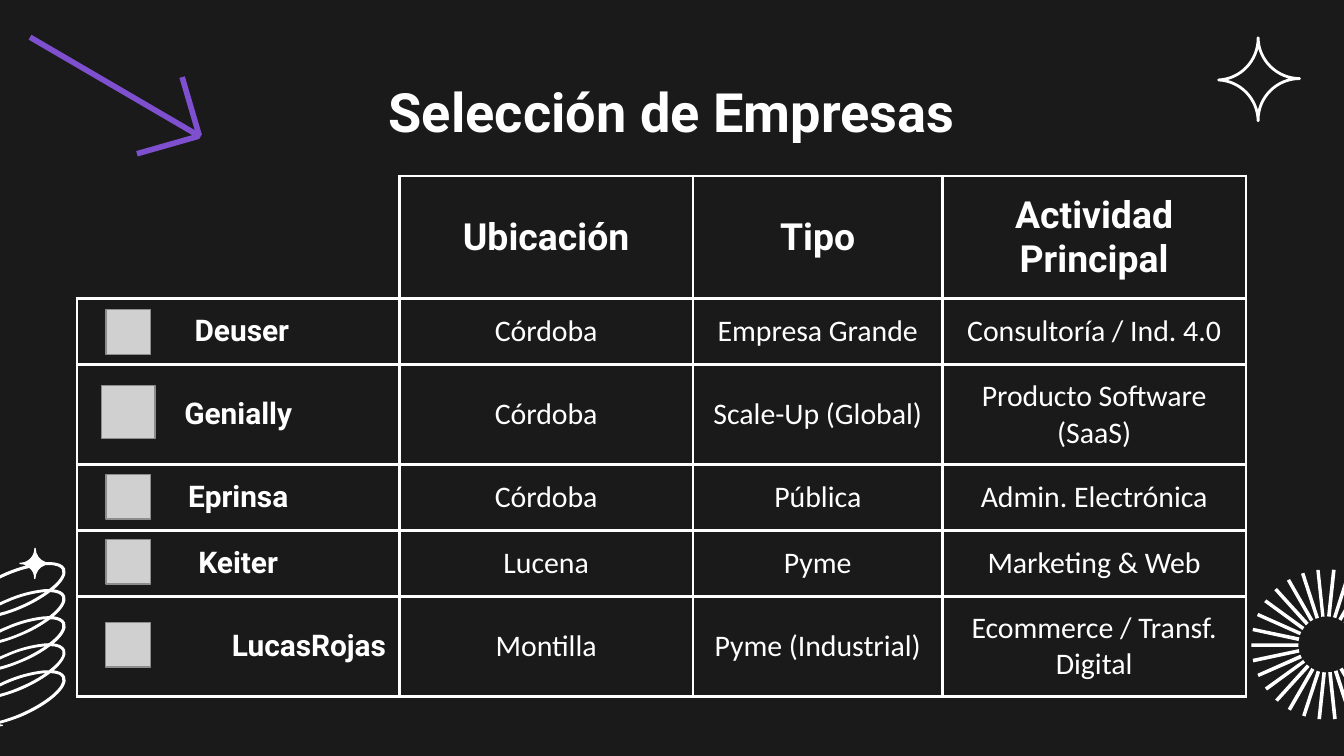
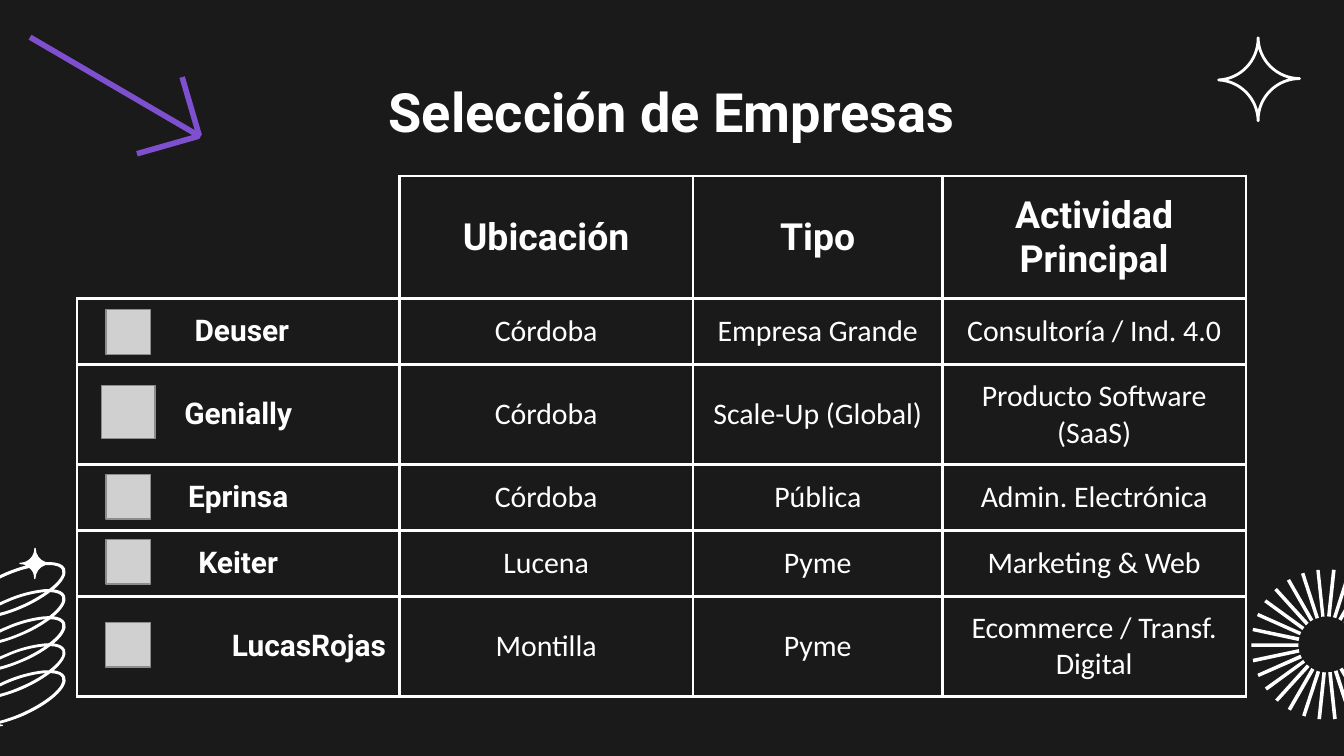
Before and after one commit to Tomascabfer4/daw2, a slide deck: slide 2 of proyecto_intermodular/Actividad1_Tomas_Cabello.pptx. Drawn at 1344x756 pixels with LibreOffice and Linux fonts; fonts in the diff are those of the drawing; grey boxes stand for pictures; background and template pictures are left out. Boxes give left, top, right and bottom in pixels: in the first picture for what was removed or moved away, otherwise in the second. Text is boxed around its words. In the diff, an @@ line names an element or a change of style, - is before the commit and + after.

```diff
--- a/proyecto_intermodular/Actividad1_Tomas_Cabello.pptx
+++ b/proyecto_intermodular/Actividad1_Tomas_Cabello.pptx
@@ table at (77, 176, 1246, 694) @@
-row 6, column 3: Pyme (Industrial)
+row 6, column 3: Pyme
```
Also in this commit, not shown: 2 other slides changed, 2 other files.
